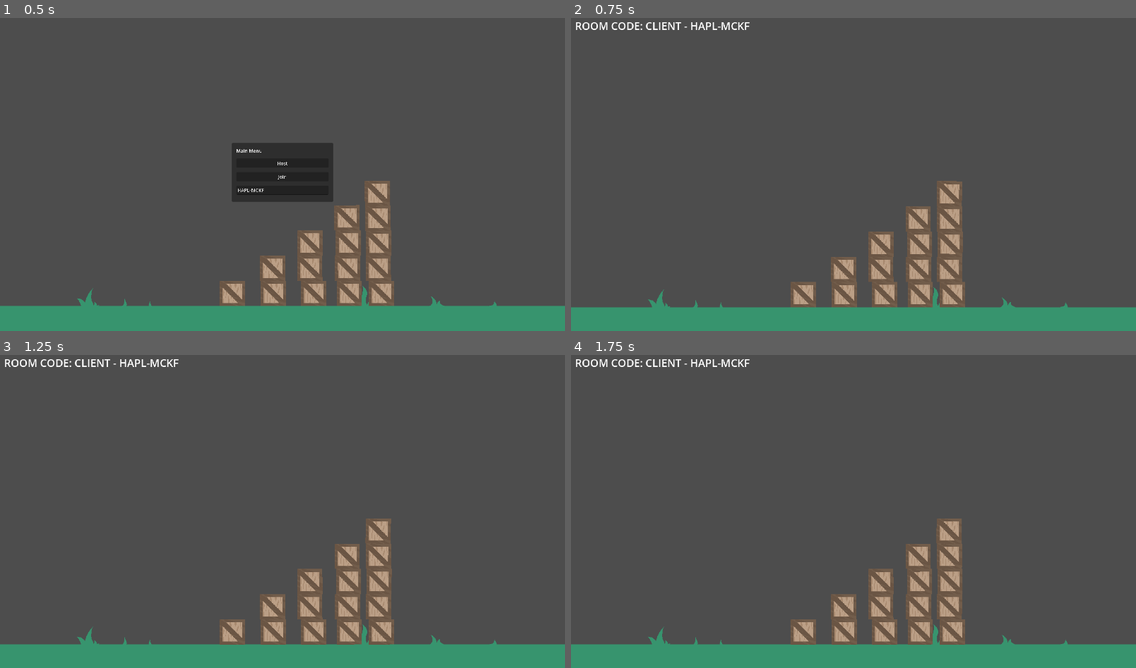
Above: before the commit, frames 1-4 (two rows, left to right).
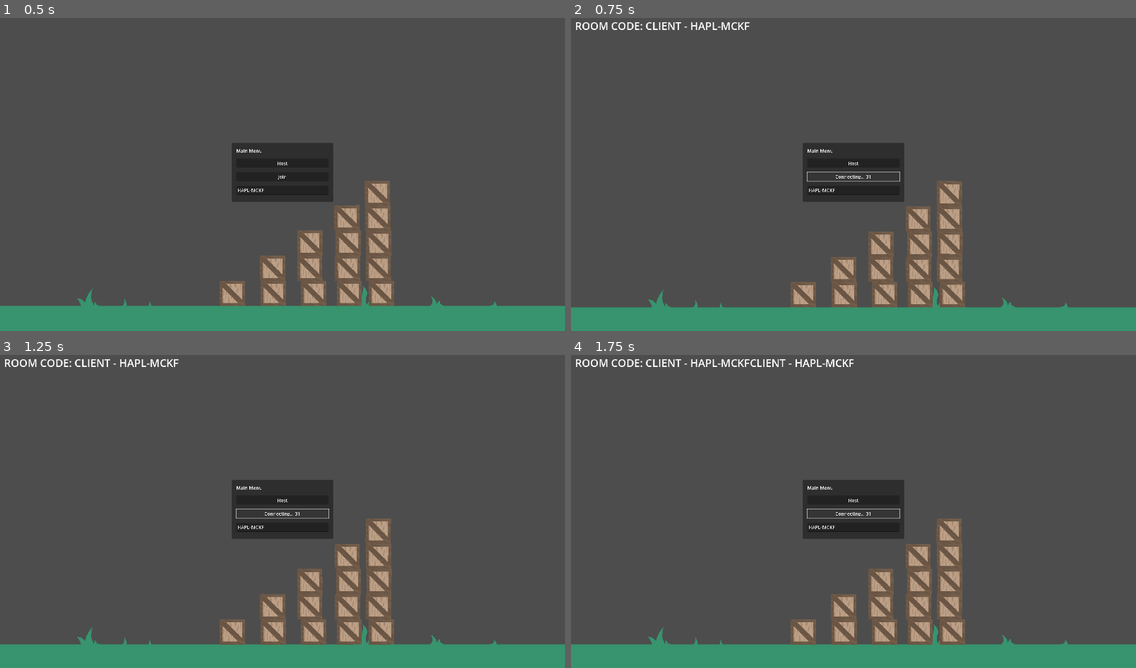
Above: after the commit, the same moments.

Repository: TreadTheDawnGames/Babel-or-Bacon-Multiplayer
Game: Godot game, scene res://Scenes/level.tscn
The game is run twice, just before and just after one commit, with the same random seed, the same clock (stepped at 60 frames per second) and the same inputs.
Inputs (mouse positions are in pixels of both pictures, inside the frame that each line leads up to):
- Up to frame 1 (0.5 s): no input
- Up to frame 2 (0.75 s): click "Join" at 0.5 s
- Up to frame 3 (1.25 s): no input
- Up to frame 4 (1.75 s): click (853, 514) at 1.25 s, where only the run after the commit has a clickable "Connecting... 31"

Frame 1 is identical in both runs. In frame 2, 2.9% of the frame differs, in the area x 41-59%, y 39-59%; in frame 3, 2.9%; in frame 4, 3.1%, in the area x 31-59%, y 1-59%.

Commit message:
Connection screen better

Diff:
--- a/Scenes/UI/ConnectionMenu.tscn
+++ b/Scenes/UI/ConnectionMenu.tscn
@@ -60,3 +60,5 @@
 layout_mode = 2
 text = "HAPL-MCKF"
 placeholder_text = "Unique Code"
+
+[node name="InternetTimeout" type="Timer" parent="."]
--- a/Scenes/UI/connection_menu.gd
+++ b/Scenes/UI/connection_menu.gd
@@ -1,6 +1,6 @@
 extends Control
 @onready var host_button: Button = $MainMenu/MarginContainer/VBoxContainer/Host
-@onready var join: Button = $MainMenu/MarginContainer/VBoxContainer/Join
+@onready var join_button: Button = $MainMenu/MarginContainer/VBoxContainer/Join
 
 const PORT = 1692
 var enet_peer = ENetMultiplayerPeer.new()
@@ -17,7 +17,7 @@
 # Called when the node enters the scene tree for the first time.
 func _ready() -> void:
 	host_button.pressed.connect(host_pressed)
-	join.pressed.connect(join_pressed)
+	join_button.pressed.connect(join_pressed)
 	level = get_tree().root.get_node("level")
 	pass # Replace with function body.
 
@@ -49,19 +49,50 @@
 	room_code_label.show()
 	add_player(multiplayer.get_unique_id())
 	pass
-
+@onready var internet_timeout: Timer = $InternetTimeout
+var times_ticked : int = 0
+
+func update_join_label():
+	join_button.text = "Connecting... " + str(30 - times_ticked)
+	times_ticked += 1
+
+	pass
 
 func join_pressed():
-	main_menu.hide()
-	room_code_label.show()
-
+	print(enet_peer.get_connection_status())
+
+	join_button.text = "Connecting... 31"
 	var pre_unhex_code = address.text.to_upper()
 	var address_code = unhexify(pre_unhex_code)
 
 	@warning_ignore("integer_division")
 	room_code_label.text += "CLIENT - " + pre_unhex_code if pre_unhex_code.contains("-") else pre_unhex_code.insert(pre_unhex_code.length()/2, "-")
 	enet_peer.create_client(address_code, PORT)
+	internet_timeout.timeout.connect(update_join_label)
+	internet_timeout.start()
+
+
 	multiplayer.multiplayer_peer = enet_peer
+	multiplayer.connected_to_server.connect(
+		func():
+			print("Connected")
+			join_button.text = "Connected!"
+			internet_timeout.stop()
+			get_tree().create_timer(0.5).timeout.connect(hide)
+			)
+	multiplayer.connection_failed.connect(
+		func():
+			printerr("Failed to connect")
+			join_button.text = "Failed to Connect. Try again?"
+			internet_timeout.stop()
+			times_ticked = 0
+
+			)
+
+
+	#main_menu.hide()
+	room_code_label.show()
+
 
 	pass
 
@@ -130,12 +161,13 @@
 				replaced = replaced.replace(str(i), "O")
 			9:
 				replaced = replaced.replace(str(i), "P")
-
+	replaced = replaced.replace(" ", "G")
 	return replaced
 
 func unhexify(hex : String) -> String:
 
 	var replaced : String = hex.replace("-", "")
+	replaced = replaced.replace(" ", "0")
 	for i in 10:
 		match i:
 			0:
--- a/Scripts/multiplayer/physics_synchronizer.gd
+++ b/Scripts/multiplayer/physics_synchronizer.gd
@@ -34,7 +34,7 @@
 #copy state to array
 func get_state(state : PhysicsDirectBodyState2D ):
 	sync_pos = state.transform.origin
-	sync_rot = state.transform.get_rotation()
+	#sync_rot = state.transform.get_rotation()
 	sync_lvel = state.linear_velocity
 	sync_avel = state.angular_velocity
 
@@ -52,7 +52,7 @@
 	# server copy for sync
 	get_state( body_state )
 
-
+@rpc
 func set_physics_body_info():
 	# client rpc set from server
 	var data :Array = ring_buffer.remove()
Not shown, changed: export_presets.cfg
